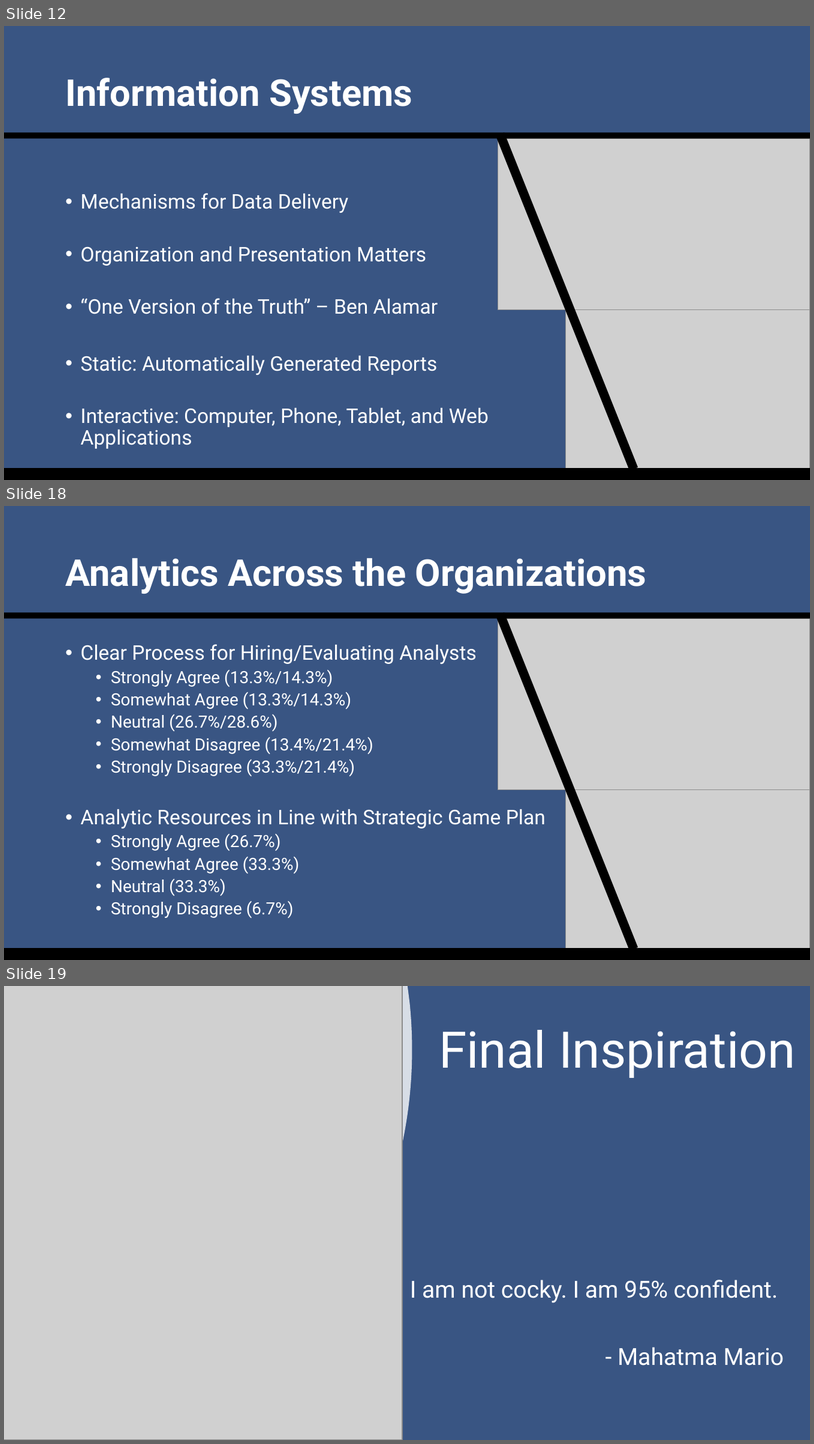
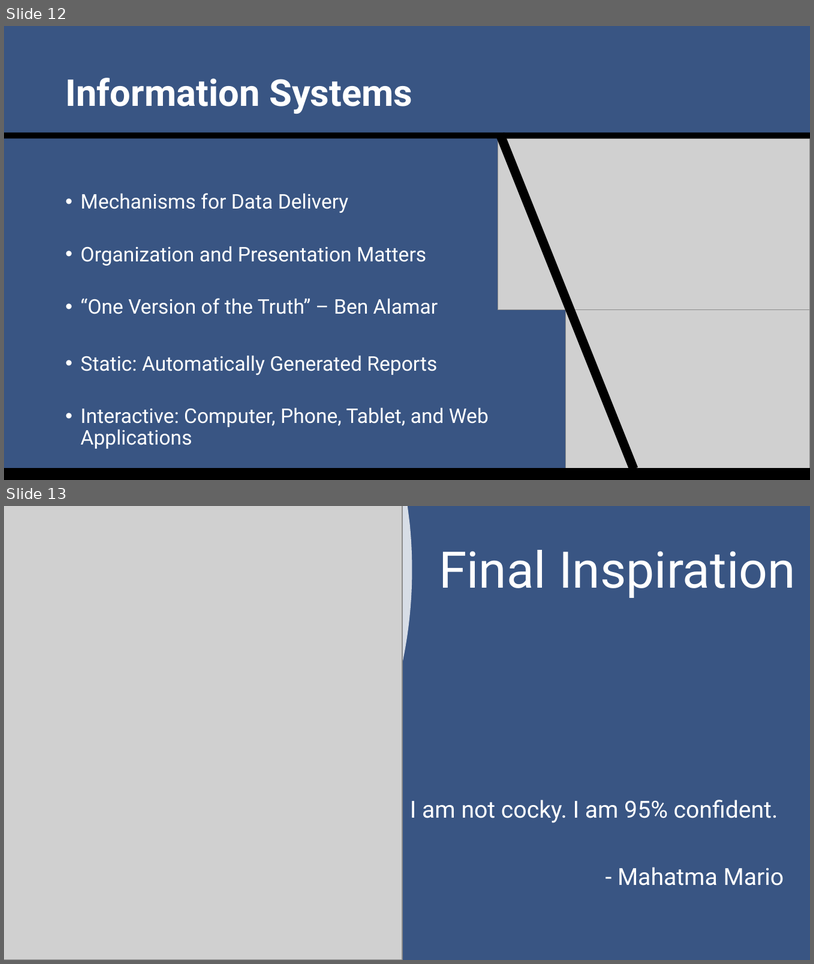
Before and after one commit to SuperMarioGiacomazzo/STOR390_WEBSITE, a slide deck: Slides/Sports Analytics 2/Sports_Analytics_2_Lecture.pptx. Shown one above the other, each under a label of ours: slides 12, 18 and 19 before the commit, slides 12 and 13 after it; the slides between them are not shown. The pictures are 814x1444 and 814x964 pixels, drawn with LibreOffice and Linux fonts; fonts in the diff are those of the drawing; grey boxes stand for pictures. Boxes give left, top, right and bottom in pixels: in the first picture for what was removed or moved away, otherwise in the second. Text is boxed around its words. In the diff, an @@ line names an element or a change of style, - is before the commit and + after.

```diff
--- a/Slides/Sports Analytics 2/Sports_Analytics_2_Lecture.pptx
+++ b/Slides/Sports Analytics 2/Sports_Analytics_2_Lecture.pptx
@@ slide 18 removed at (4, 506, 810, 960), background #395583 @@
@@ title removed at (65, 558, 647, 594) @@
-Analytics Across the Organizations
@@ rectangle removed at (4, 612, 810, 619) @@
@@ rectangle removed at (496, 612, 638, 951) @@
@@ picture removed at (498, 619, 810, 790) @@
@@ text removed at (81, 644, 546, 918) @@
-• Clear Process for Hiring/Evaluating Analysts
-  • Strongly Agree (13.3%/14.3%)
-  • Somewhat Agree (13.3%/14.3%)
-  • Neutral (26.7%/28.6%)
-  • Somewhat Disagree (13.4%/21.4%)
-  • Strongly Disagree (33.3%/21.4%)
-• Analytic Resources in Line with Strategic Game Plan
-  • Strongly Agree (26.7%)
-  • Somewhat Agree (33.3%)
-  • Neutral (33.3%)
-  • Strongly Disagree (6.7%)
@@ picture removed at (566, 789, 810, 960) @@
@@ rectangle removed at (4, 948, 810, 960) @@
@@ what was slide 19 is now slide 13 @@
```
Also in this commit, not shown: 5 other slides removed, 3 other files.
